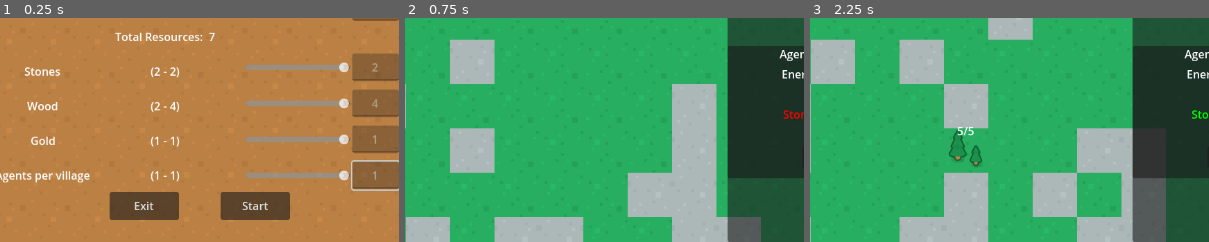
Above: before the commit, frames 1-3 (left to right).
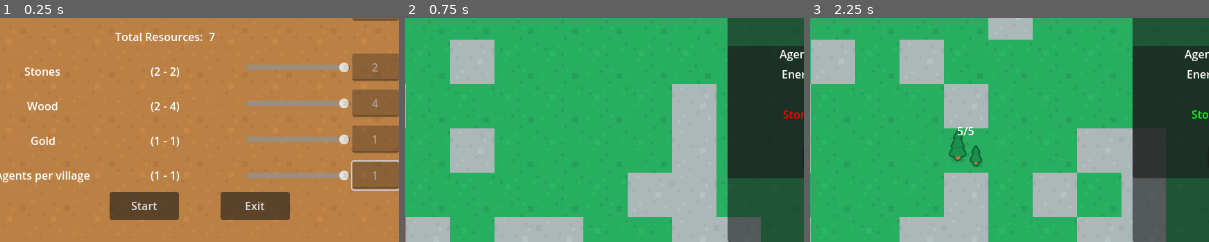
Above: after the commit, the same moments.

Repository: ApostolisSiampanis/intelligent-agents
Game: Godot game, scene res://scenes/input_screen.tscn
The game is run twice, just before and just after one commit, with the same random seed, the same clock (stepped at 60 frames per second) and the same inputs.
Inputs:
- Up to frame 1 (0.25 s): no input
- Up to frame 2 (0.75 s): click "Start" at 0.5 s
- Up to frame 3 (2.25 s): click "Back to menu" at 1.25 s; click "Start" at 2 s
The pictures show only the part of the screen within x 25-75%, y 50-100%; the shares and areas given below are measured in that part.

The runs differ from the first frame. In frame 1, 0.3% of the frame differs, in the area x 32-68%, y 82-86%; in frame 2, nothing differs; in frame 3, nothing differs.

Commit message:
- change the order of the input_screen buttons start/exit

Diff:
--- a/scenes/input_screen.tscn
+++ b/scenes/input_screen.tscn
@@ -357,6 +357,12 @@
 size_flags_horizontal = 4
 theme_override_constants/separation = 60
 
+[node name="ButtonStart" type="Button" parent="CenterContainer/VBoxContainer/HBoxContainer"]
+custom_minimum_size = Vector2(100, 40)
+layout_mode = 2
+text = "Start"
+script = ExtResource("3_cl4sr")
+
 [node name="ButtonExit" type="Button" parent="CenterContainer/VBoxContainer/HBoxContainer"]
 custom_minimum_size = Vector2(100, 40)
 layout_mode = 2
@@ -364,12 +370,6 @@
 "
 script = ExtResource("4_yhgwa")
 
-[node name="ButtonStart" type="Button" parent="CenterContainer/VBoxContainer/HBoxContainer"]
-custom_minimum_size = Vector2(100, 40)
-layout_mode = 2
-text = "Start"
-script = ExtResource("3_cl4sr")
-
 [node name="Label2" type="Label" parent="CenterContainer/VBoxContainer"]
 layout_mode = 2
 text = "
Not shown: 1 places in scenes/input_screen.tscn that only renumber resources
